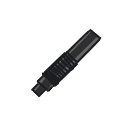
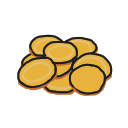
Two versions of the same layered image (128x128). Layer-by-layer changes:
added layer "GoldLines" above "Paint Layer 21" over [17,28,113,97]
added layer "Paint Layer 21" above "GoldColor" over [17,64,113,97]
added layer "GoldColor" above "Coins.png" over [17,28,113,97]
hid group "Supressor" (2 layers) over [17,28,113,97]
